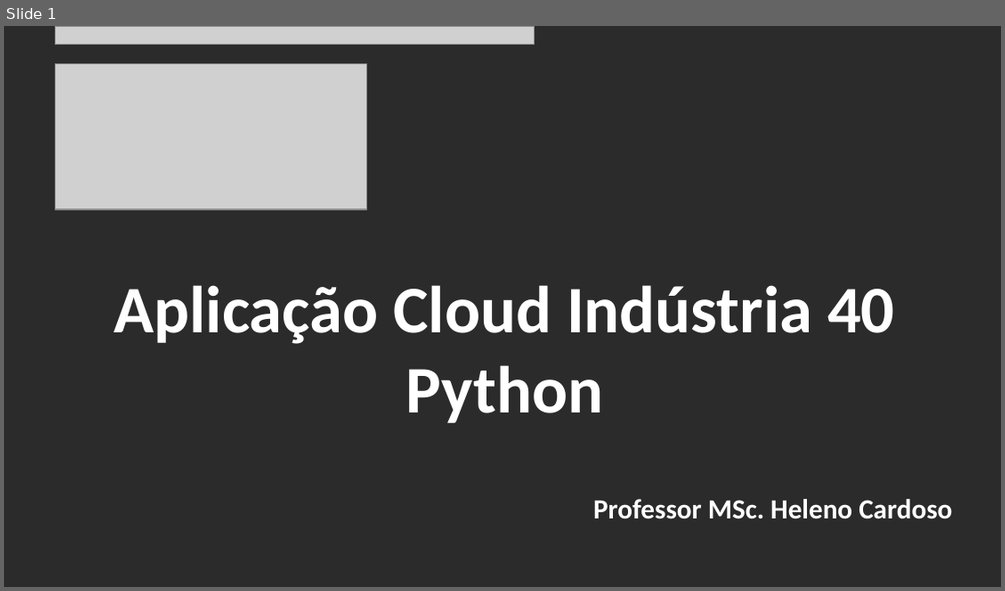
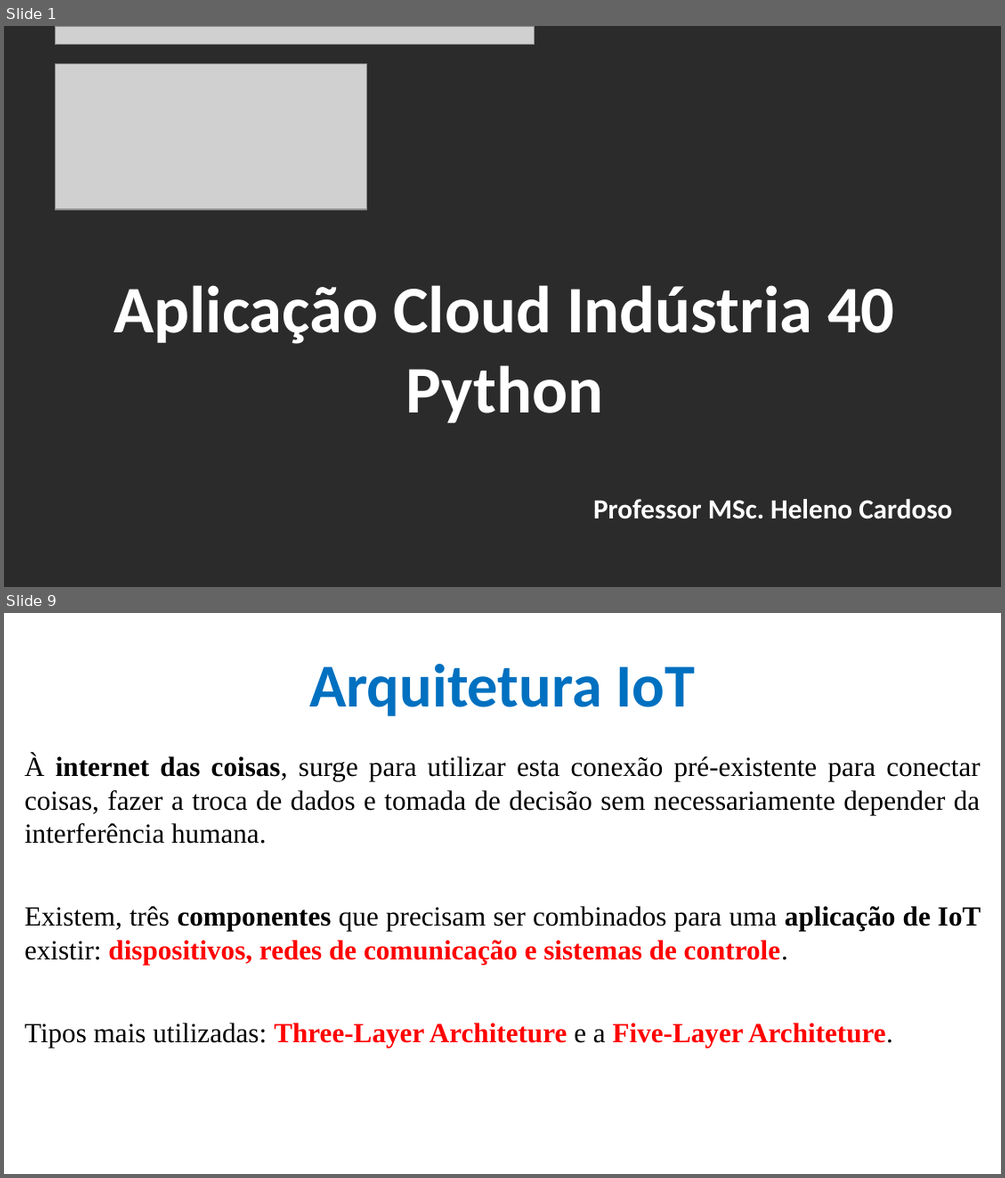
Before and after one commit to CloudEducationBrazil/WydenArea1AplicacaoCloudIndustria40Python, a slide deck: 01 Classes/Aula 01 - Aplicação Cloud Indústria 40 Python.pptx. Shown one above the other, each under a label of ours: slide 1 before the commit, slides 1 and 9 after it; the slides between them are not shown. The pictures are 1005x591 and 1005x1178 pixels, drawn with LibreOffice and Linux fonts; fonts in the diff are those of the drawing; grey boxes stand for pictures; background and template pictures are left out; a plain dark background stands for a picture behind light text. Boxes give left, top, right and bottom in pixels: in the first picture for what was removed or moved away, otherwise in the second. Text is boxed around its words. In the diff, an @@ line names an element or a change of style, - is before the commit and + after.

```diff
--- a/01 Classes/Aula 01 - Aplicação Cloud Indústria 40 Python.pptx
+++ b/01 Classes/Aula 01 - Aplicação Cloud Indústria 40 Python.pptx
@@ slide 9 added at [4, 613, 1001, 1174], background picture (left out) @@
@@ title added at [309, 664, 695, 716], 44 pt, text #0070C0, bold @@
+Arquitetura IoT
@@ text added at [24, 755, 980, 1047], 20 pt, text #000000 @@
+À internet das coisas, surge para utilizar esta conexão pré-existente para conectar coisas, fazer a troca de dados e tomada de decisão sem necessariamente depender da interferência humana.
+Existem, três componentes que precisam ser combinados para uma aplicação de IoT existir: dispositivos, redes de comunicação e sistemas de controle.
+Tipos mais utilizadas: Three-Layer Architeture e a Five-Layer Architeture.
```
Also in this commit, not shown: 7 slides changed, 14 other slides added, 1 slide removed, 2 other files.
